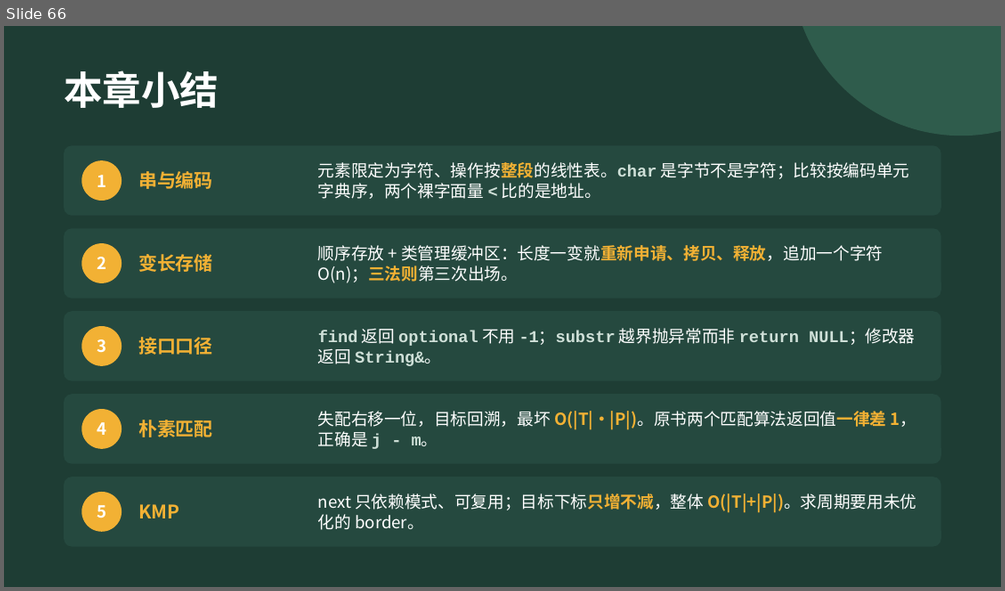
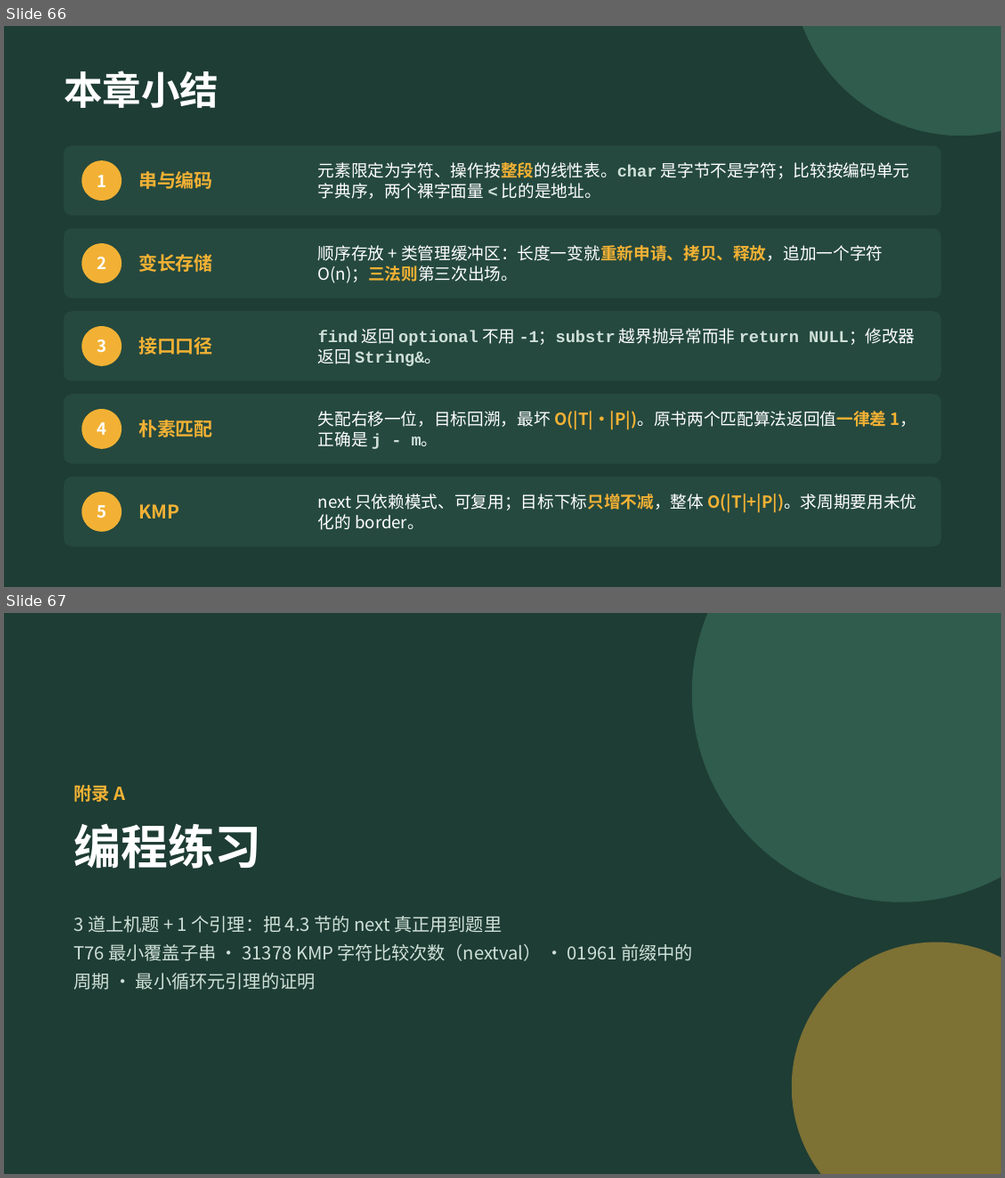
Before and after one commit to GMyhf/2026fall-cs201, a slide deck: courseware/202609_DSA_04_String.pptx. Shown one above the other, each under a label of ours: slide 66 before the commit, slides 66 and 67 after it. The pictures are 1005x591 and 1005x1178 pixels, drawn with LibreOffice and Linux fonts; fonts in the diff are those of the drawing. Boxes give left, top, right and bottom in pixels: in the first picture for what was removed or moved away, otherwise in the second. Text is boxed around its words. In the diff, an @@ line names an element or a change of style, - is before the commit and + after.

```diff
--- a/courseware/202609_DSA_04_String.pptx
+++ b/courseware/202609_DSA_04_String.pptx
@@ slide 67 added at box(4, 613, 1001, 1174), background #1E3D34 @@
@@ ellipse added at box(692, 613, 1001, 902), fill #2F5C4C @@
@@ text added at box(73, 785, 125, 802), 13 pt, text #F2B134, bold @@
+附录 A
@@ text added at box(73, 823, 261, 868), 34 pt, text #FFFFFF, bold @@
+编程练习
@@ text added at box(73, 916, 693, 989), 13 pt, text #CFE0D8 @@
+3 道上机题 + 1 个引理：把 4.3 节的 next 真正用到题里
+T76 最小覆盖子串 · 31378 KMP 字符比较次数（nextval） · 01961 前缀中的周期 · 最小循环元引理的证明
@@ ellipse added at box(792, 942, 1001, 1174), fill #F2B134 at 45% opacity @@
```
Also in this commit, not shown: 2 slides changed, 17 other slides added, 2 other files.
